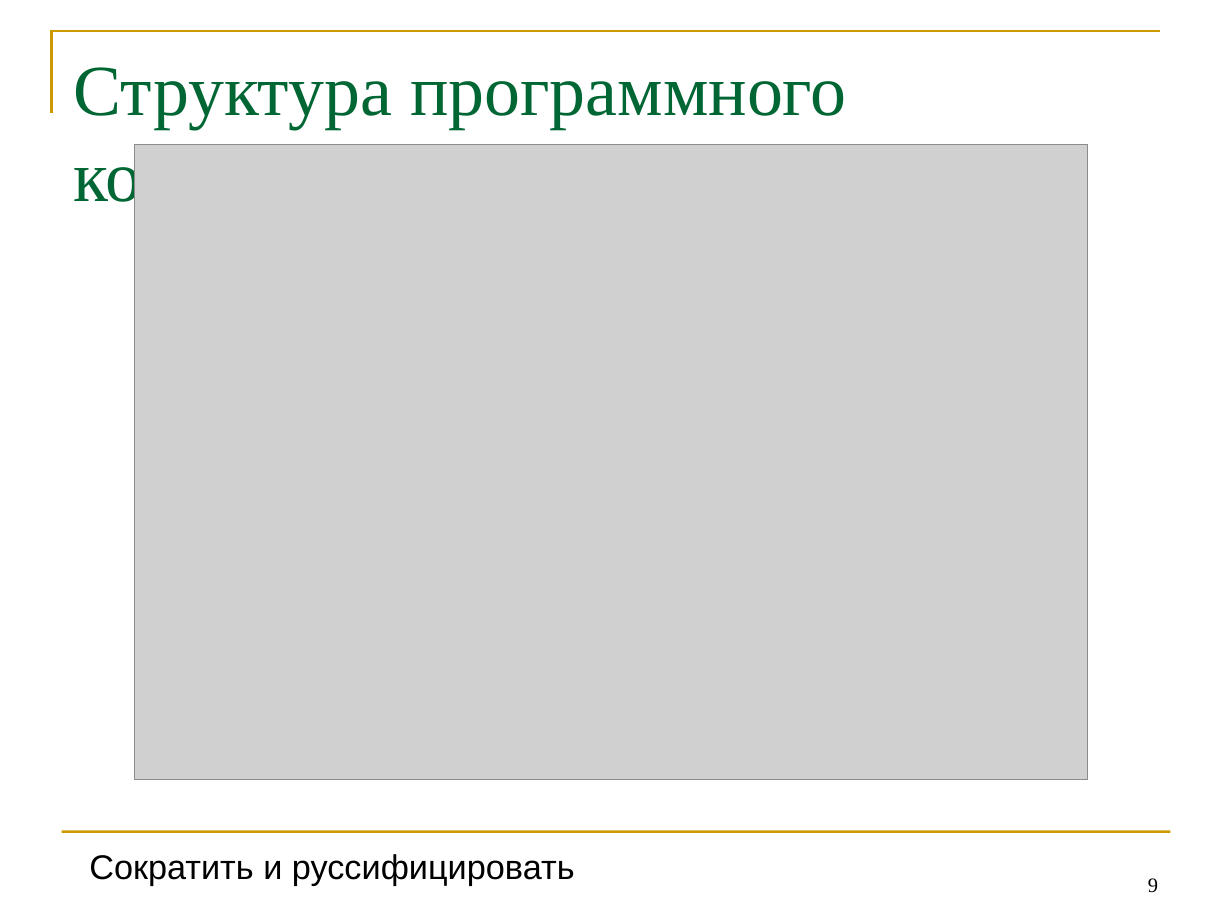
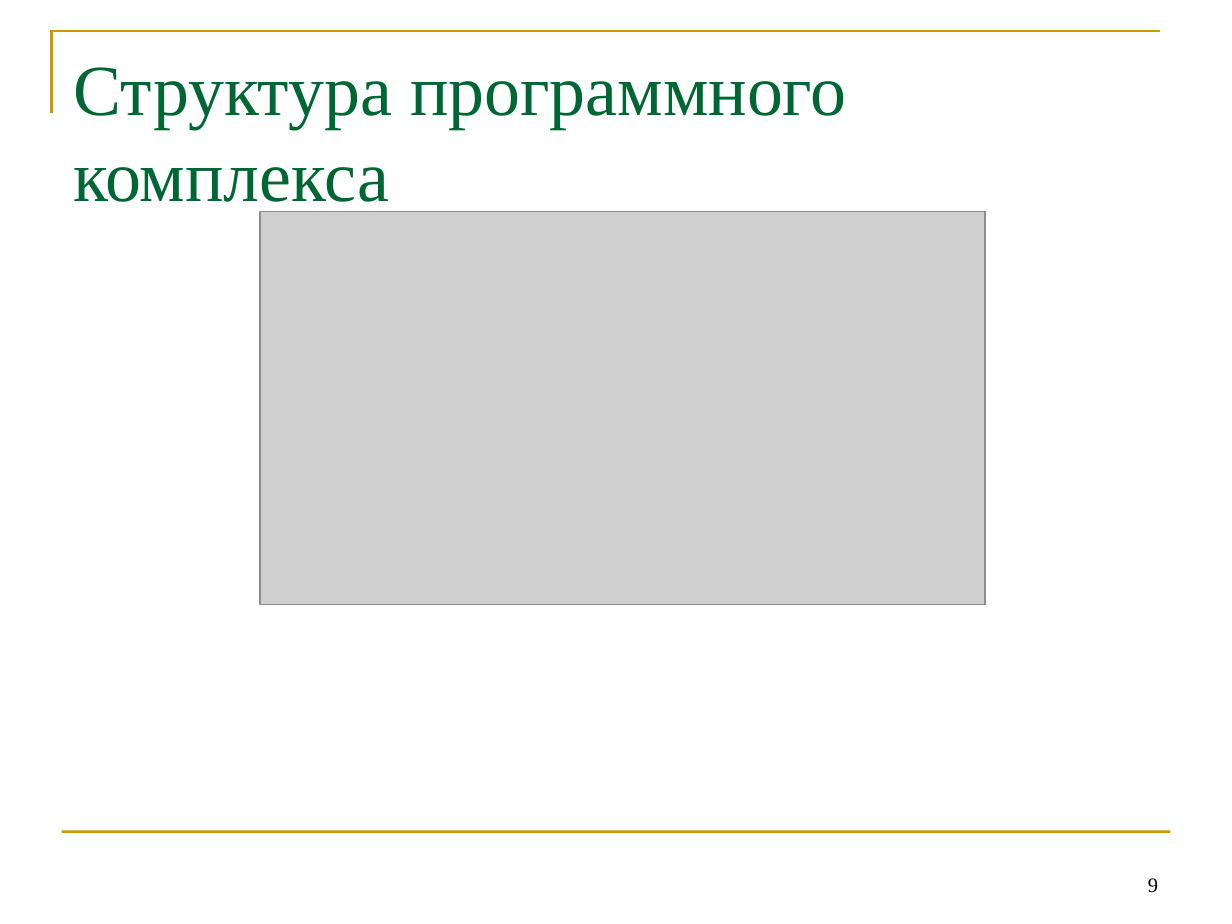
Before and after one commit to erad888/fsm-decompose, a slide deck: slide 9 of Презентация1.pptx. Drawn at 1232x924 pixels with LibreOffice and Linux fonts; fonts in the diff are those of the drawing; grey boxes stand for pictures. Boxes give left, top, right and bottom in pixels: in the first picture for what was removed or moved away, otherwise in the second. Text is boxed around its words. In the diff, an @@ line names an element or a change of style, - is before the commit and + after.

```diff
--- a/Презентация1.pptx
+++ b/Презентация1.pptx
@@ picture removed at [134,144,1087,780] @@
@@ picture added at [260,212,986,605] @@
@@ text removed at [89,854,575,885] @@
-Сократить и руссифицировать
```
Also in this commit, not shown: 10 other slides changed, 1 slide added, 5 other files.
